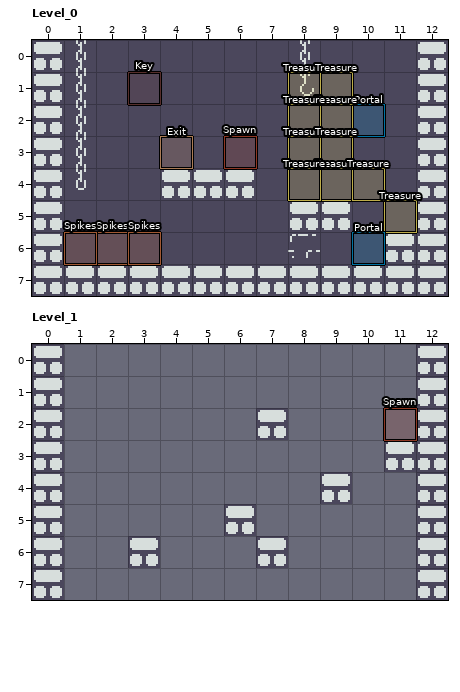
LDtk project -- money_tower.pdx/level/world.ldtk. This is how it looked before the edit.
Cells are 16x16 px. Shown: Level_0 x 0..12, y 0..7; Level_1 x 0..12, y 0..7.
Once edited:
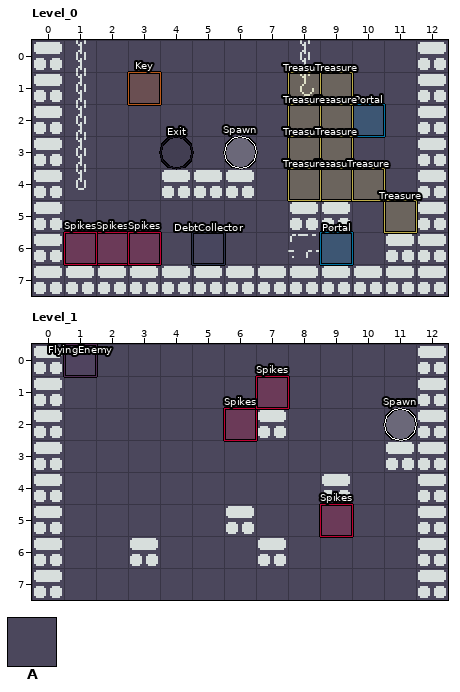
Key: from "Tileset": A 761.
_ is an empty cell.
Objects are placed by their top-left corner, in cells (3,4 is the top-left corner of cell 3,4); size is 1x1 cell unless given.
The edit:
Layer "Entities", Level_0:
Object "Spawn" rectangle at 6,3 becomes "Spawn" ellipse at 6,3.
Object "Exit" rectangle at 4,3 becomes "Exit" ellipse at 4,3.
Object "Portal" rectangle at 10,6 becomes "Portal" rectangle at 9,6.
A new object: "DebtCollector" rectangle at 5,6.
Layer "Tiles1", Level_1:
The author put tile A in rows 0 to 1 at x 1 to 11; in row 2 at x 1 to 6 and 8 to 11; in row 3 at x 1 to 10; in row 4 at x 1 to 8 and 10 to 11; in row 5 at x 1 to 5 and 7 to 11; in row 6 at x 1 to 2, 4 to 6 and 8 to 11.
The author put tile A in row 7 at x 1 to 11.
Layer "Entities", Level_1:
Object "Spawn" rectangle at 11,2 becomes "Spawn" ellipse at 11,2.
A new object: "Spikes" rectangle at 6,2.
A new object: "Spikes" rectangle at 7,1.
A new object: "Spikes" rectangle at 9,5.
A new object: "FlyingEnemy" rectangle at 1,0.
